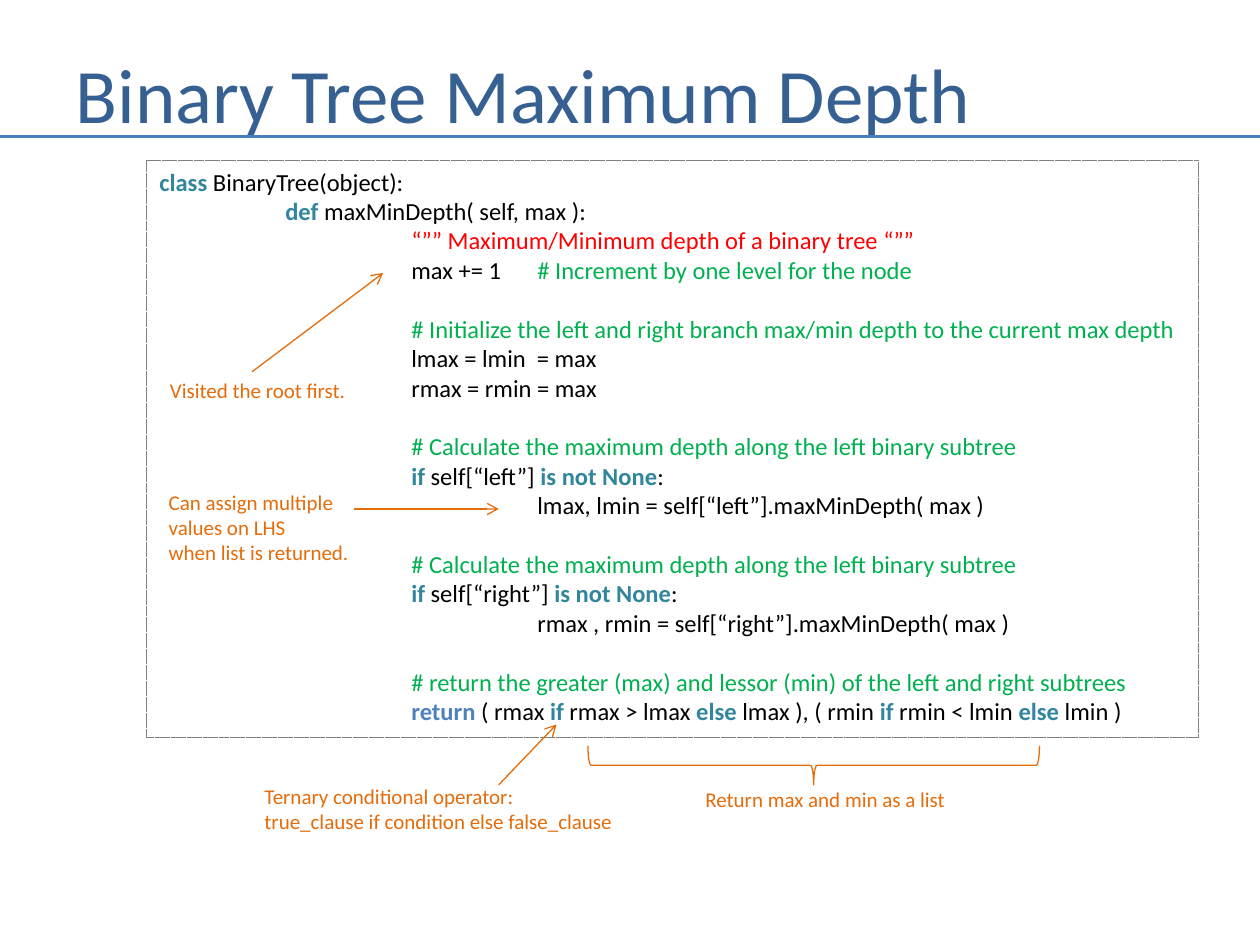
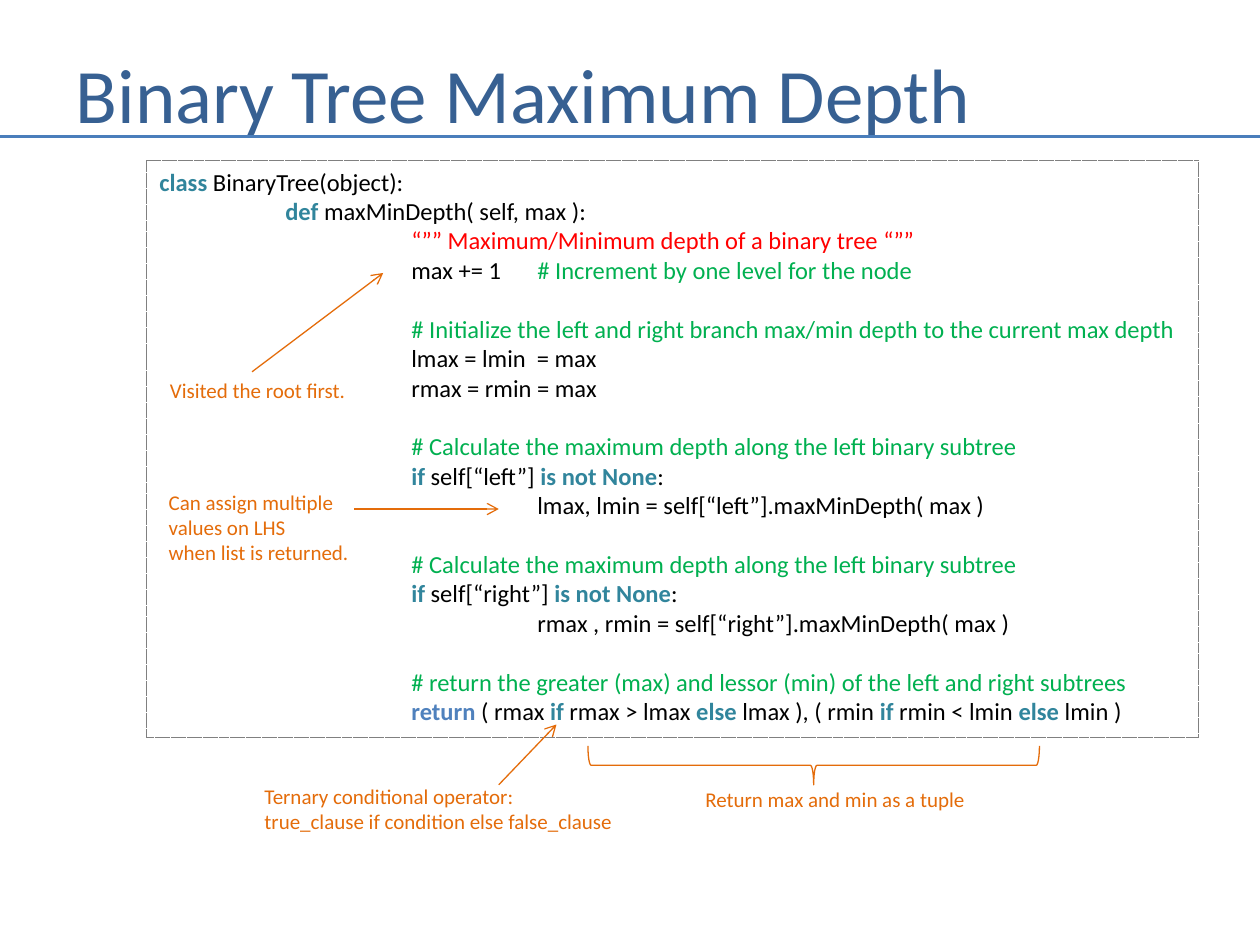
Before and after one commit to andrewferlitsch/Training, a slide deck: slide 50 of CSTraining/Fundamentals/Whiteboarding.pptx. Drawn at 1260x945 pixels with LibreOffice and Linux fonts; fonts in the diff are those of the drawing. Boxes give left, top, right and bottom in pixels: in the first picture for what was removed or moved away, otherwise in the second. Text is boxed around its words. In the diff, an @@ line names an element or a change of style, - is before the commit and + after.

Commit message:
typo updates

```diff
--- a/CSTraining/Fundamentals/Whiteboarding.pptx
+++ b/CSTraining/Fundamentals/Whiteboarding.pptx
@@ text at [705, 792, 964, 811]: text changed @@
-Return max and min as a list
+Return max and min as a tuple
```
Also in this commit, not shown: 6 other slides changed.
